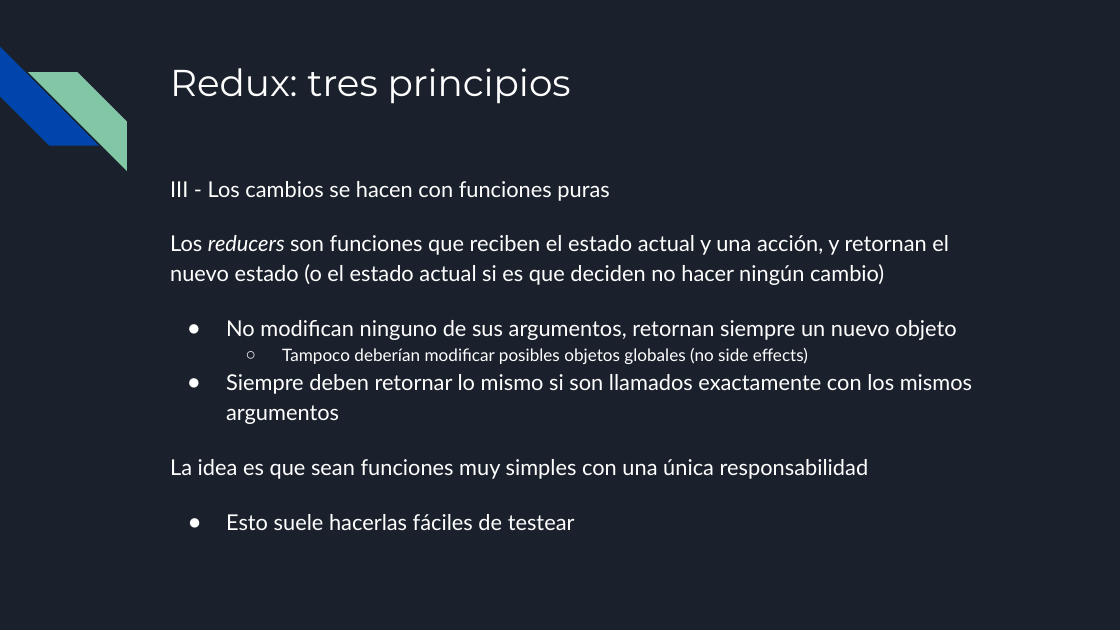
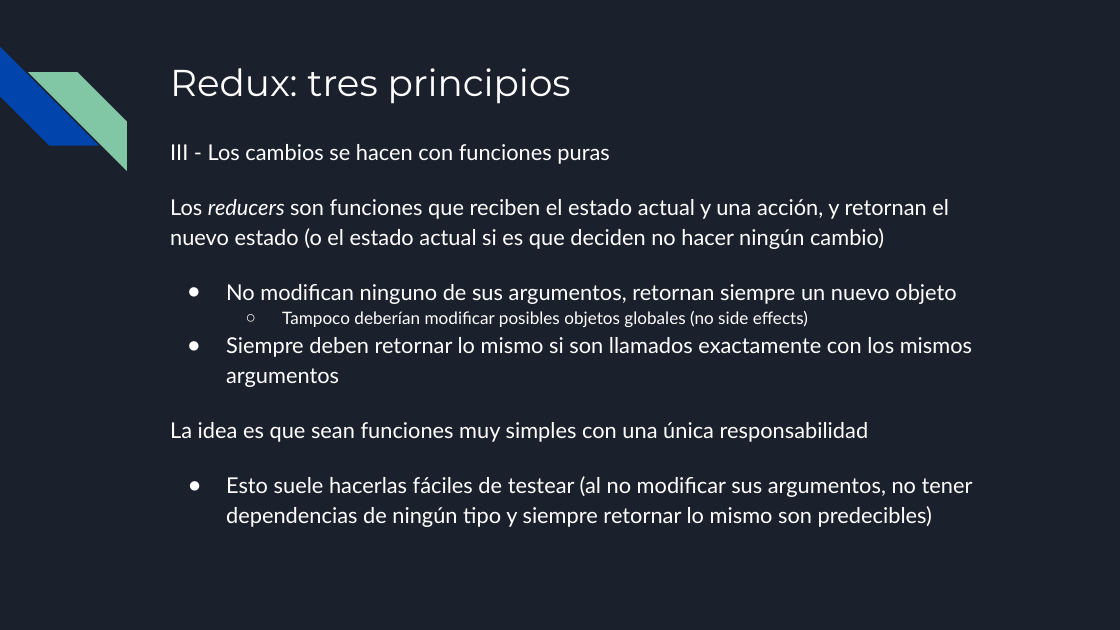
Before and after one commit to francisco-pinchentti/react-basics, a slide deck: slide 20 of docs/React.odp. Drawn at 1120x630 pixels with LibreOffice and Linux fonts; fonts in the diff are those of the drawing. Boxes give left, top, right and bottom in pixels: in the first picture for what was removed or moved away, otherwise in the second. Text is boxed around its words. In the diff, an @@ line names an element or a change of style, - is before the commit and + after.

```diff
--- a/docs/React.odp
+++ b/docs/React.odp
@@ text "III - Los cambios se ...": place and size @@
-text "III - Los cambios se ..." at box(170, 181, 972, 530)
+text "III - Los cambios se ..." at box(170, 144, 973, 527)
@@ text at box(226, 476, 973, 527): text changed @@
-● Esto suele hacerlas fáciles de testear
+● Esto suele hacerlas fáciles de testear (al no modificar sus argumentos, no tener dependencias de ningún tipo y siempre retornar lo mismo son predecibles)
```
Also in this commit, not shown: 5 other slides changed, 1 slide added, 3 other files.
